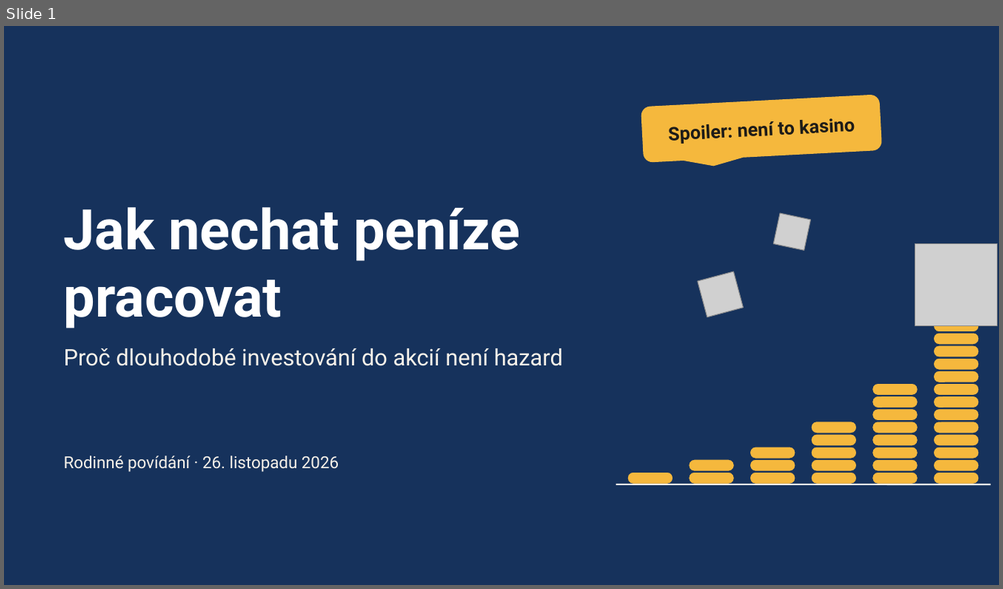
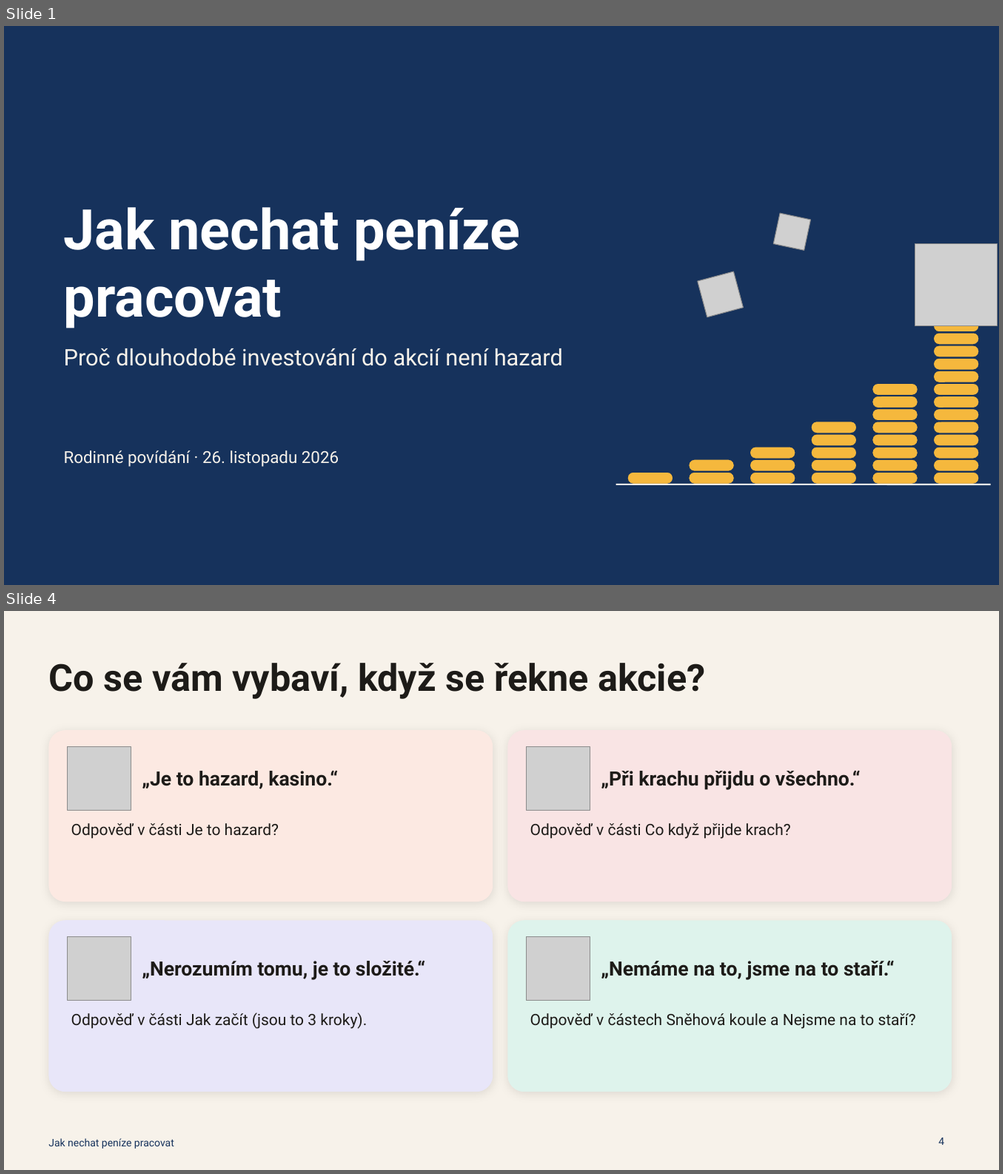
Before and after one commit to TomasMichal/kalkulacky, a slide deck: prezentace/jak-nechat-penize-pracovat.pptx. Shown one above the other, each under a label of ours: slide 1 before the commit, slides 1 and 4 after it; the slides between them are not shown. The pictures are 1003x589 and 1003x1174 pixels, drawn with LibreOffice and Linux fonts; fonts in the diff are those of the drawing; grey boxes stand for pictures. Boxes give left, top, right and bottom in pixels: in the first picture for what was removed or moved away, otherwise in the second. Text is boxed around its words. In the diff, an @@ line names an element or a change of style, - is before the commit and + after.

```diff
--- a/prezentace/jak-nechat-penize-pracovat.pptx
+++ b/prezentace/jak-nechat-penize-pracovat.pptx
@@ slide 4 added at (4,611,999,1170), background #F7F2EA @@
@@ title added at (48,663,705,699), 36 pt, text #1D1B18, bold @@
+Co se vám vybaví, když se řekne akcie?
@@ rounded rectangle added at (48,730,492,902), fill #FFFFFF @@
@@ rounded rectangle added at (48,730,492,902), fill #EB6834 at 14% opacity @@
@@ rounded rectangle added at (508,730,951,902), fill #FFFFFF @@
@@ rounded rectangle added at (508,730,951,902), fill #D64545 at 14% opacity @@
@@ picture added at (68,747,131,810) @@
@@ picture added at (526,747,589,810) @@
@@ text added at (142,770,338,789), 19 pt, text #1D1B18, bold @@
+„Je to hazard, kasino.“
@@ text added at (600,770,860,790), 19 pt, text #1D1B18, bold @@
+„Při krachu přijdu o všechno.“
@@ text added at (71,823,279,839), 15 pt, text #1D1B18 @@
+Odpověď v části Je to hazard?
@@ text added at (530,823,791,839), 15 pt, text #1D1B18 @@
+Odpověď v části Co když přijde krach?
@@ rounded rectangle added at (48,920,492,1092), fill #FFFFFF @@
@@ rounded rectangle added at (48,920,492,1092), fill #6250D6 at 14% opacity @@
@@ rounded rectangle added at (508,920,951,1092), fill #FFFFFF @@
@@ rounded rectangle added at (508,920,951,1092), fill #1BAF7A at 14% opacity @@
@@ picture added at (68,937,131,1000) @@
@@ picture added at (526,937,589,1000) @@
@@ text added at (142,960,425,980), 19 pt, text #1D1B18, bold @@
+„Nerozumím tomu, je to složité.“
@@ text added at (600,960,894,980), 19 pt, text #1D1B18, bold @@
+„Nemáme na to, jsme na to staří.“
@@ text added at (71,1013,367,1029), 15 pt, text #1D1B18 @@
+Odpověď v části Jak začít (jsou to 3 kroky).
@@ text added at (530,1014,916,1029), 15 pt, text #1D1B18 @@
+Odpověď v částech Sněhová koule a Nejsme na to staří?
@@ text added at (48,1139,174,1149), 10 pt, text #16325C @@
+Jak nechat peníze pracovat
@@ page number added at (938,1138,944,1145), 10 pt, text #16325C @@
+4
@@ slide 1 changed as well @@
@@ rounded speech box removed at (640,94,882,163) @@
-Spoiler: není to kasino
@@ text "Rodinné povídání · 26. listopadu ..." at (64,451,338,467): vertical alignment middle to top @@
```
Also in this commit, not shown: 2 other slides changed, 51 other slides added, 33 other files.
